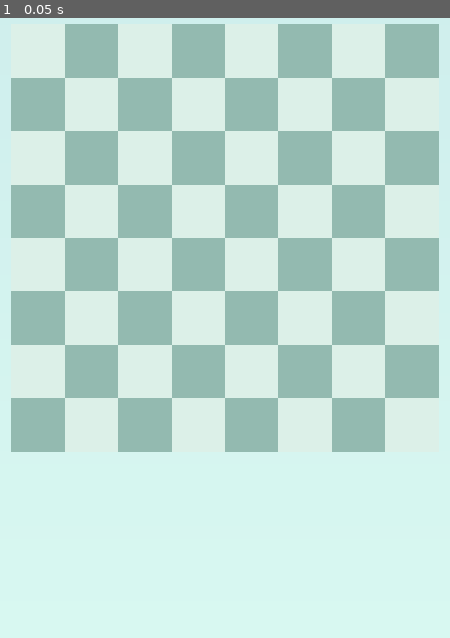
Above: before the commit, frame 1.
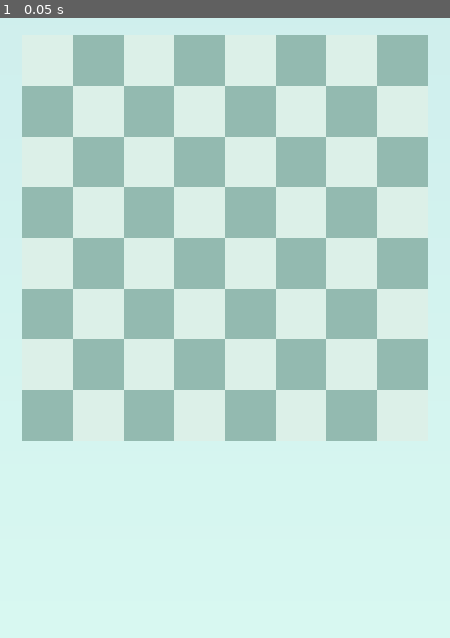
Above: after the commit, the same moment.

Repository: tiago-xavier-braga/HeWhoLosesWins
Game: Godot game, scene res://scenes/levels/lvl_game.tscn
Two runs of this game, one before a commit and one after it. Both use one fixed random seed, a clock stepped at 60 frames per second and the inputs below.
Inputs:
- Up to frame 1 (0.05 s): no input

The runs differ from the first frame. In frame 1, 12% of the frame differs, in the area x 2-98%, y 0-70%.
Error after the commit: Trying to assign value of type 'Node2D' to a variable of type 'piece.gd'. (res://scripts/piece/pieces_spawner.gd:16)

Commit message:
feat(game): spawn each player's pieces when the match starts

Diff:
--- a/scenes/game/match_controller.gd
+++ /dev/null
@@ -1,12 +0,0 @@
-class_name MatchController
-extends Node
-
-@export var board_spawner: BoardSpawner
-@export var pieces_spawner: PiecesSpawner
-
-
-func _ready() -> void:
-    start_match()
-
-func start_match() -> void:
-    board_spawner.initialize()
--- a/scenes/levels/lvl_game.tscn
+++ b/scenes/levels/lvl_game.tscn
@@ -5,7 +5,7 @@
 [ext_resource type="PackedScene" uid="uid://54ty87lt207c" path="res://scenes/board/square.tscn" id="3_y4oy0"]
 [ext_resource type="Script" uid="uid://dab3ohtgeayy6" path="res://scripts/piece/pieces_spawner.gd" id="4_e7lak"]
 [ext_resource type="PackedScene" uid="uid://ba8re3f1sxfw" path="res://scenes/piece/piece.tscn" id="5_q2u2d"]
-[ext_resource type="Script" uid="uid://bdbkg78usvfn3" path="res://scenes/game/match_controller.gd" id="6_dnqnc"]
+[ext_resource type="Script" uid="uid://bdbkg78usvfn3" path="res://scripts/game/match_controller.gd" id="6_dnqnc"]
 
 [sub_resource type="Gradient" id="Gradient_bg"]
 colors = PackedColorArray(0.8039216, 0.9254902, 0.9254902, 1, 0.84705883, 0.972549, 0.94509804, 1)
@@ -34,6 +34,7 @@
 square_scene = ExtResource("3_y4oy0")
 light_color = Color(0.8627451, 0.9411765, 0.9098039, 1)
 dark_color = Color(0.5764706, 0.7294118, 0.6901961, 1)
+margin = 0.1
 
 [node name="PiecesSpawner" type="Node" parent="." unique_id=861833667]
 script = ExtResource("4_e7lak")
--- a/scripts/board/board_spawner.gd
+++ b/scripts/board/board_spawner.gd
@@ -11,37 +11,37 @@
 
 @export var margin: float = 0.05
 
-var _board: Node2D
-var _square_size: Vector2 = Vector2.ZERO
+var board: Node2D
+var square_size: Vector2 = Vector2.ZERO
 
 
 func initialize() -> void:
-	_board = board_scene.instantiate()
-	add_child(_board)
+	board = board_scene.instantiate()
+	add_child(board)
 
 	var sample_square: Square = square_scene.instantiate()
-	_square_size = sample_square.background.texture.get_size()
+	square_size = sample_square.background.texture.get_size()
 	sample_square.free()
 
 	for y: int in board_size:
 		for x: int in board_size:
-			_board.add_child(_create_square(Vector2i(x, y)))
+			board.add_child(_create_square(Vector2i(x, y)))
 
 	_fit_board()
 
 
 func _create_square(cell: Vector2i) -> Square:
 	var square: Square = square_scene.instantiate()
-	square.position = Vector2(cell) * _square_size
+	square.position = Vector2(cell) * square_size
 	square.initialize(cell, light_color if (cell.x + cell.y) % 2 == 0 else dark_color)
 	return square
 
 
 func _fit_board() -> void:
 	var viewport_size: Vector2 = get_viewport().get_visible_rect().size
-	var board_pixels: float = _square_size.x * board_size
+	var board_pixels: float = square_size.x * board_size
 	var fit_scale: float = minf(viewport_size.x, viewport_size.y) / board_pixels * (1.0 - margin)
 	var scaled_pixels: float = board_pixels * fit_scale
 
-	_board.scale = Vector2(fit_scale, fit_scale)
-	_board.position = (viewport_size - Vector2(scaled_pixels, scaled_pixels)) / 2.0
+	board.scale = Vector2(fit_scale, fit_scale)
+	board.position = (viewport_size - Vector2(scaled_pixels, scaled_pixels)) / 2.0
--- /dev/null
+++ b/scripts/game/match_controller.gd
@@ -0,0 +1,31 @@
+class_name MatchController
+extends Node
+
+const START_ROWS: int = 3
+
+@export var board_spawner: BoardSpawner
+@export var pieces_spawner: PiecesSpawner
+
+var players: Array[PlayerData] = []
+
+
+func _ready() -> void:
+	start_match()
+
+
+func start_match() -> void:
+	board_spawner.initialize()
+	players = [PlayerData.new(true), PlayerData.new(false)]
+	for player: PlayerData in players:
+		_spawn_player_pieces(player)
+
+
+func _spawn_player_pieces(player: PlayerData) -> void:
+	var size: int = board_spawner.board_size
+	var first_row: int = size - START_ROWS if player.is_white else 0
+	var cells: Array[Vector2i] = []
+	for y: int in range(first_row, first_row + START_ROWS):
+		for x: int in size:
+			if (x + y) % 2 != 0:
+				cells.append(Vector2i(x, y))
+	pieces_spawner.spawn_pieces(player, cells, board_spawner.square_size, board_spawner.board)
--- a/scripts/piece/pieces_spawner.gd
+++ b/scripts/piece/pieces_spawner.gd
@@ -3,16 +3,18 @@
 
 @export var piece_scene: PackedScene
 
-func spawn_pieces(cells: Array, cell_size: Vector2, is_white: bool) -> Array[Piece]:
-    var pieces: Array[Piece] = []
-    for cell in cells:
-        pieces.append(spawn_piece(cell, cell_size, is_white))
-    return pieces
 
-func spawn_piece(cell: Vector2i, cell_size: Vector2, is_white: bool) -> Piece:
-    var piece: Piece = piece_scene.instantiate()
-    var new_position: Vector2 = Vector2(cell.x * cell_size.x, cell.y * cell_size.y)
-    piece.position = new_position
-    piece.initialize(is_white)
-    add_child(piece)
-    return piece
+func spawn_pieces(player: PlayerData, cells: Array[Vector2i], cell_size: Vector2,
+		parent: Node2D) -> void:
+	var pieces: Array[Piece] = []
+	for cell: Vector2i in cells:
+		pieces.append(_spawn_piece(cell, cell_size, player.is_white, parent))
+	player.add_pieces(pieces)
+
+
+func _spawn_piece(cell: Vector2i, cell_size: Vector2, is_white: bool, parent: Node2D) -> Piece:
+	var piece: Piece = piece_scene.instantiate()
+	piece.position = (Vector2(cell) + Vector2(0.5, 0.5)) * cell_size
+	piece.initialize(is_white)
+	parent.add_child(piece)
+	return piece
Renamed: scenes/game/match_controller.gd.uid -> scripts/game/match_controller.gd.uid
